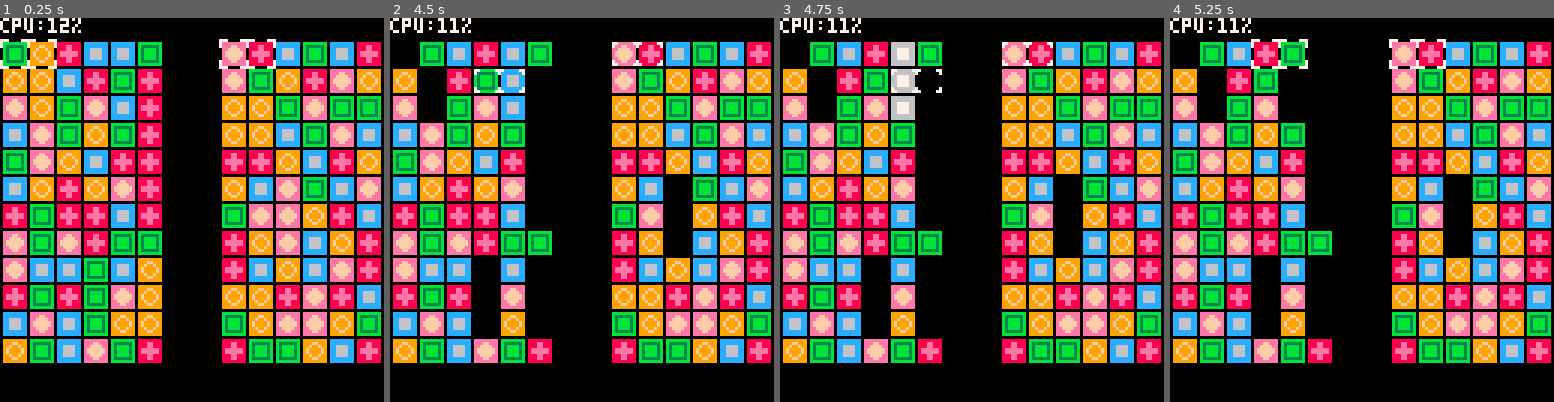
Above: before the commit, frames 1-4 (left to right).
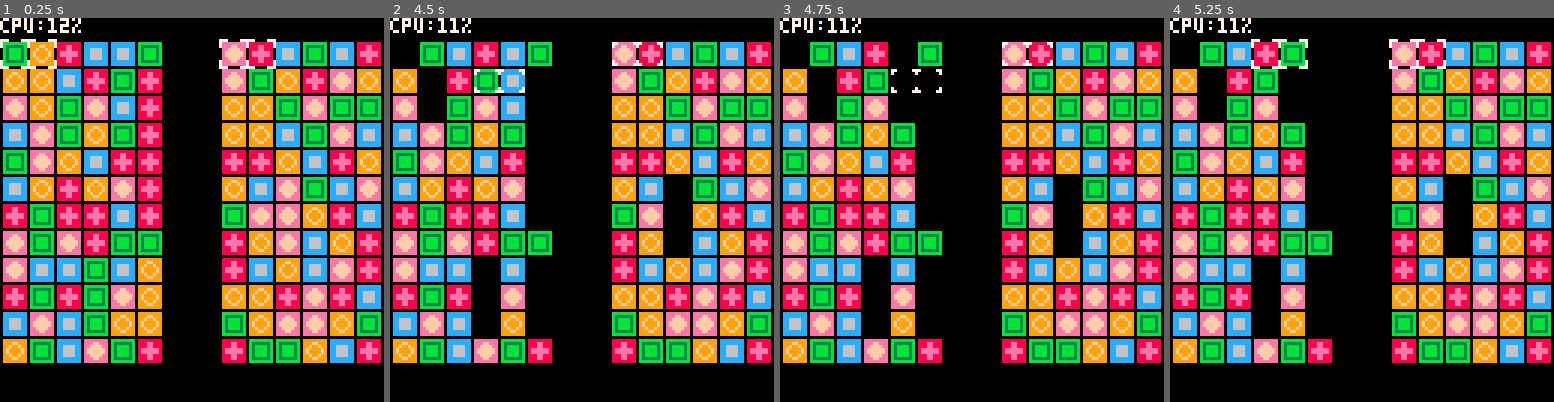
Above: after the commit, the same moments.

Repository: stevelavietes/pico8carts
Game: PICO-8 cartridge pa.p8
Two runs of this game, one before a commit and one after it. Both use one fixed random seed, a clock stepped at 60 frames per second and the inputs below.
Inputs:
- Up to frame 1 (0.25 s): no input
- Up to frame 2 (4.5 s): tap O (Z key) at 0.7, 1.7, 2.1, 2.5, 2.9, 3.3, 3.7, 4.1 s; hold Right 1.6-2.1 s; hold Up 2.15-2.42 s; hold Right 2.47-3.03 s; hold Left 3.08-3.58 s; hold Down 3.63-3.97 s; hold Right from 4.02 s (still down)
- Up to frame 3 (4.75 s): tap O (Z key) at 4.5 s; release Right at 4.68 s; hold Up from 4.73 s (still down)
- Up to frame 4 (5.25 s): tap O (Z key) at 4.9 s; release Up at 5.03 s; hold Left from 5.08 s (still down)

Frames 1-2 are identical in both runs. In frame 3, 1.1% of the frame differs, in the area x 28-36%, y 6-27%; in frame 4, nothing differs.

Commit message:
match sound effect and timing adjustment

Diff:
--- a/pa.p8
+++ b/pa.p8
@@ -92,7 +92,7 @@
    local t = r[w]
 
    if t.m then
-    if elapsed(t.m) > 20 then
+    if elapsed(t.m) > 15 then
      t.m = nil
      t.t = 0
     end
@@ -141,6 +141,9 @@
   t.m = k
  end
 
+ if #ms > 0 then
+  sfx(2)
+ end
 end
 
 function draw_board(b)
Not shown, changed: the sound effects (__sfx__) section of pa.p8
